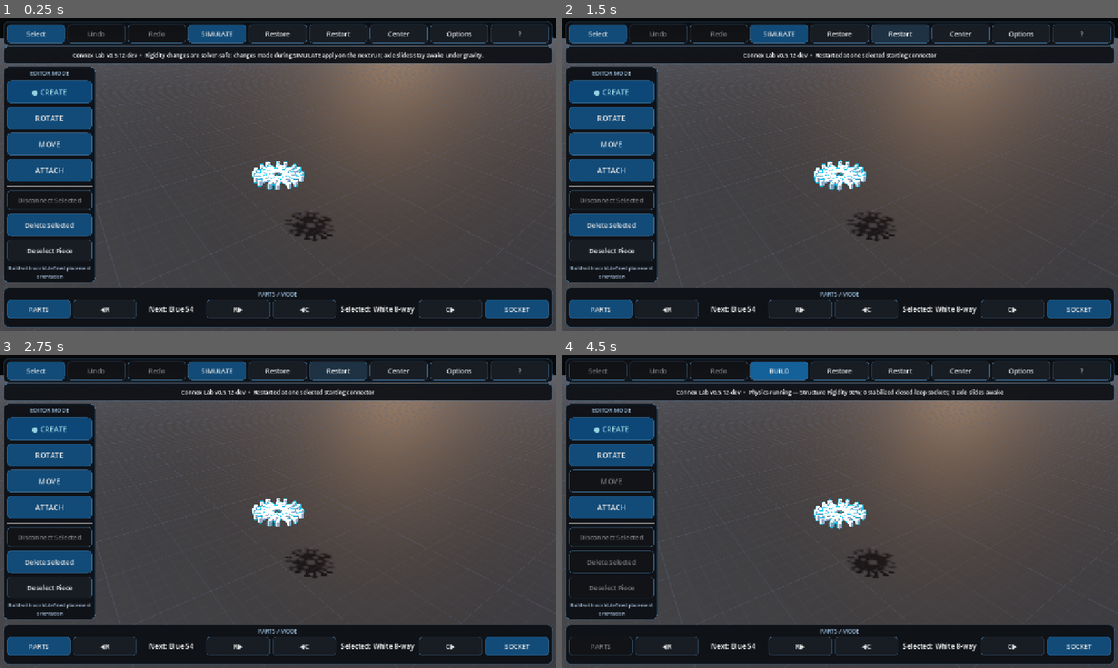
Above: before the commit, frames 1-4 (two rows, left to right).
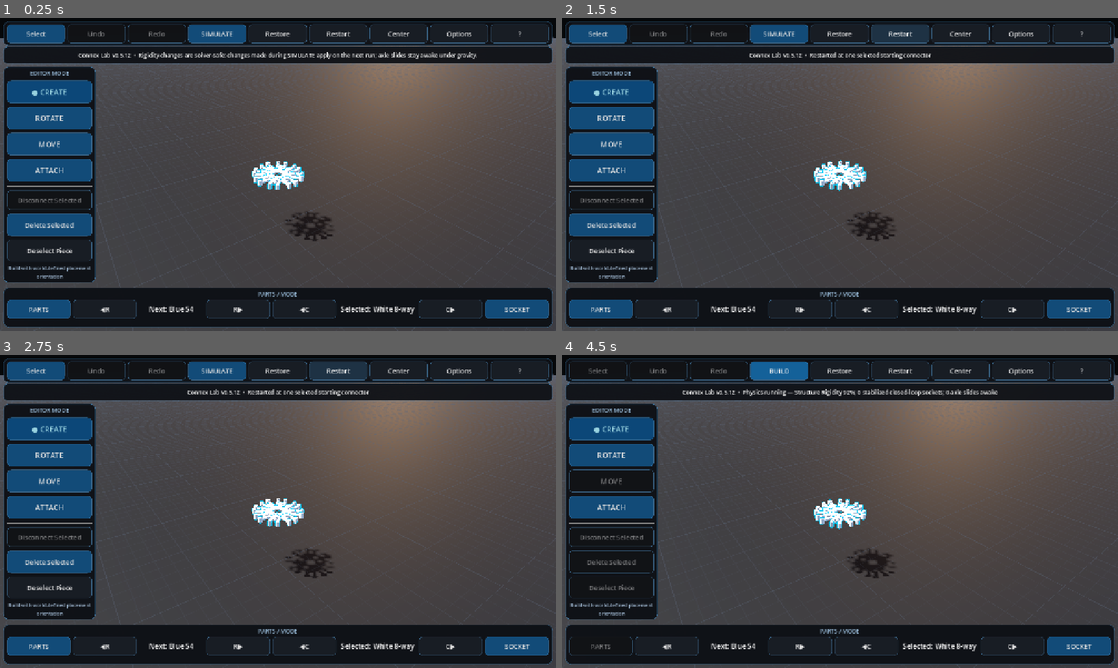
Above: after the commit, the same moments.

Repository: pixel375/connex
Game: Godot game, scene res://Main.tscn
Two runs of this game, one before a commit and one after it. Both use one fixed random seed, a clock stepped at 60 frames per second and the inputs below.
Inputs:
- Up to frame 1 (0.25 s): no input
- Up to frame 2 (1.5 s): click "Restart" at 0.5 s; click "Restart" at 1.25 s
- Up to frame 3 (2.75 s): click "Restart" at 2 s
- Up to frame 4 (4.5 s): click "Select" at 2.75 s; click "SELECT…" at 3.5 s; click "SIMULATE" at 4.25 s

The runs differ from the first frame. In frame 1, 0.8% of the frame differs, in the area x 13-87%, y 10-14%; in frame 2, 0.4%; in frame 3, 0.4%; in frame 4, 0.7%.

Commit message:
release: finalize v0.5.12 runtime

Diff:
--- a/scripts/main_v067.gd
+++ b/scripts/main_v067.gd
@@ -1,6 +1,6 @@
 extends "res://scripts/main_v066.gd"
 
-const VERSION_067 := "0.5.12-dev"
+const VERSION_067 := "0.5.12"
 
 var active_structure_rigidity_v067: float = STRUCTURE_RIGIDITY_DEFAULT_V066
 var rigidity_pending_for_next_run_v067: bool = false
